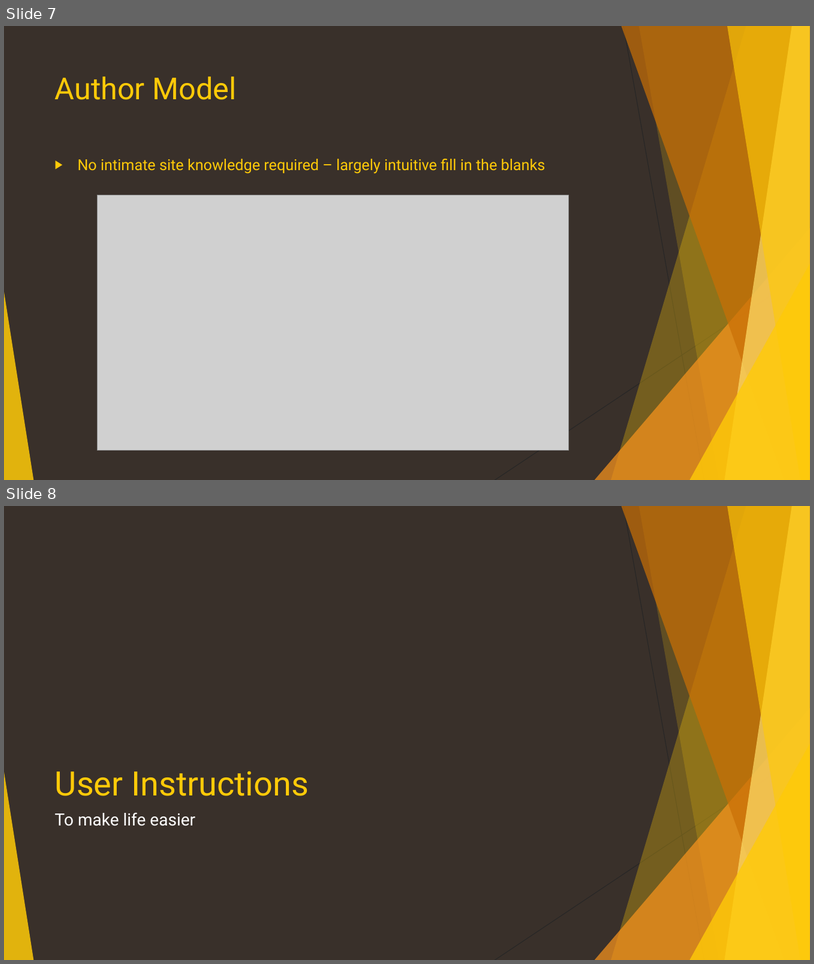
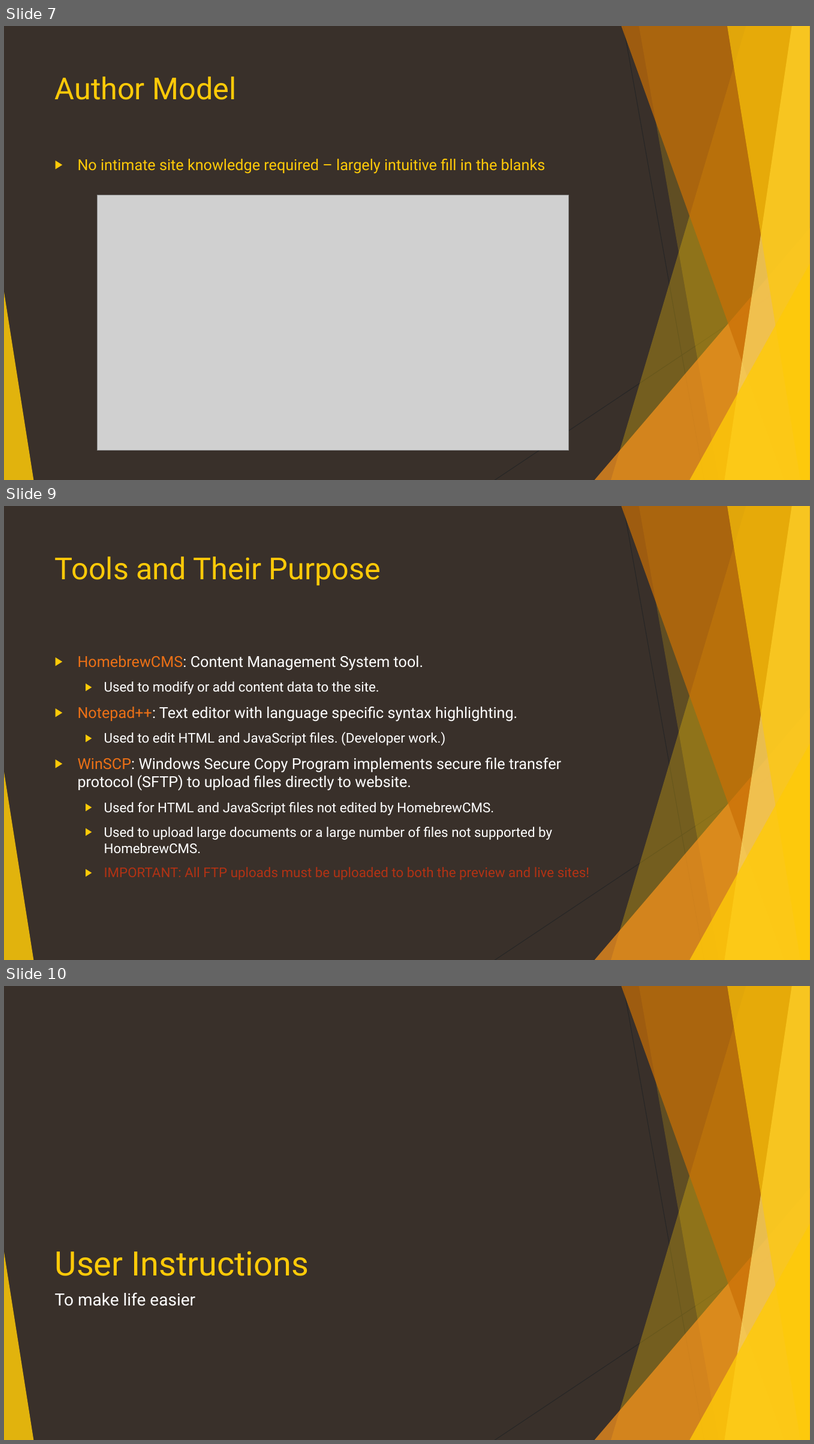
Before and after one commit to CanyonCasa/HomebrewCMS, a slide deck: documentation/HomebrewCMS.pptx. Shown one above the other, each under a label of ours: slides 7 and 8 before the commit, slides 7, 9 and 10 after it; the slides between them are not shown. The pictures are 814x964 and 814x1444 pixels, drawn with LibreOffice and Linux fonts; fonts in the diff are those of the drawing; grey boxes stand for pictures. Boxes give left, top, right and bottom in pixels: in the first picture for what was removed or moved away, otherwise in the second. Text is boxed around its words. In the diff, an @@ line names an element or a change of style, - is before the commit and + after.

```diff
--- a/documentation/HomebrewCMS.pptx
+++ b/documentation/HomebrewCMS.pptx
@@ slide 9 added at bbox=[4, 506, 810, 960], background #39302A; not listed: 10 template elements that a slide beside it also shows @@
@@ title added at bbox=[55, 556, 381, 586], 36 pt, text #FFCA08 @@
+Tools and Their Purpose
@@ text added at bbox=[78, 655, 590, 880], 16 pt, text #FFFFFF @@
+▶ HomebrewCMS: Content Management System tool.
+  ▶ Used to modify or add content data to the site.
+▶ Notepad++: Text editor with language specific syntax highlighting.
+  ▶ Used to edit HTML and JavaScript files. (Developer work.)
+▶ WinSCP: Windows Secure Copy Program implements secure file transfer protocol (SFTP) to upload files directly to website.
+  ▶ Used for HTML and JavaScript files not edited by HomebrewCMS.
+  ▶ Used to upload large documents or a large number of files not supported by HomebrewCMS.
+  ▶ IMPORTANT: All FTP uploads must be uploaded to both the preview and live sites!
@@ what was slide 8 is now slide 10 @@
```
Also in this commit, not shown: 16 slides changed, 2 other slides added, 1 other file.
